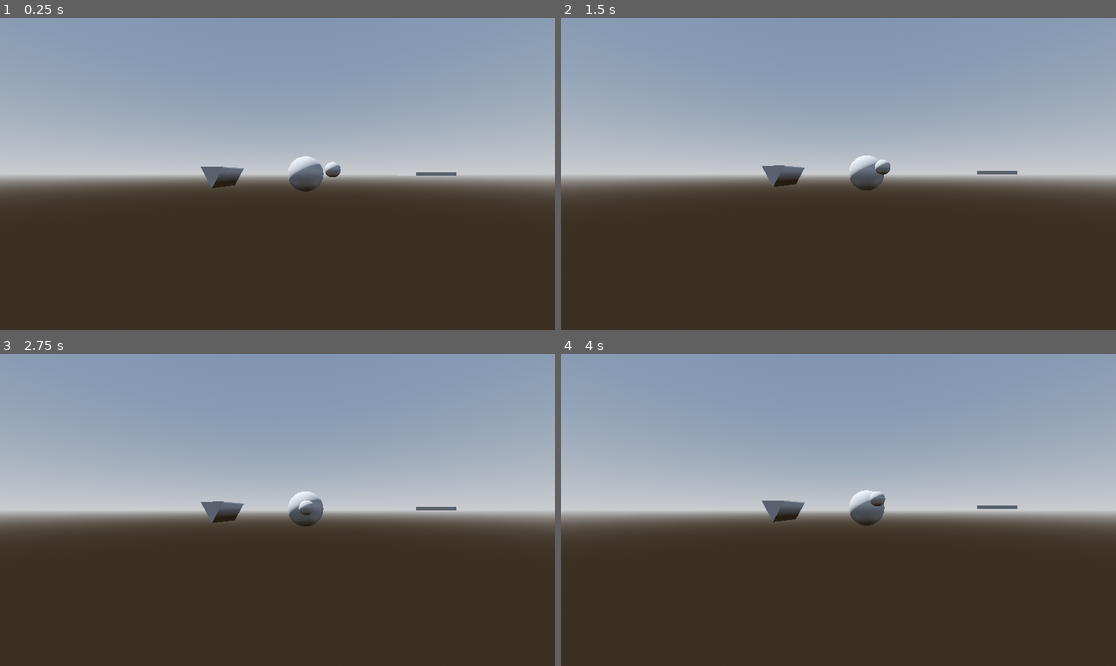
Above: before the commit, frames 1-4 (two rows, left to right).
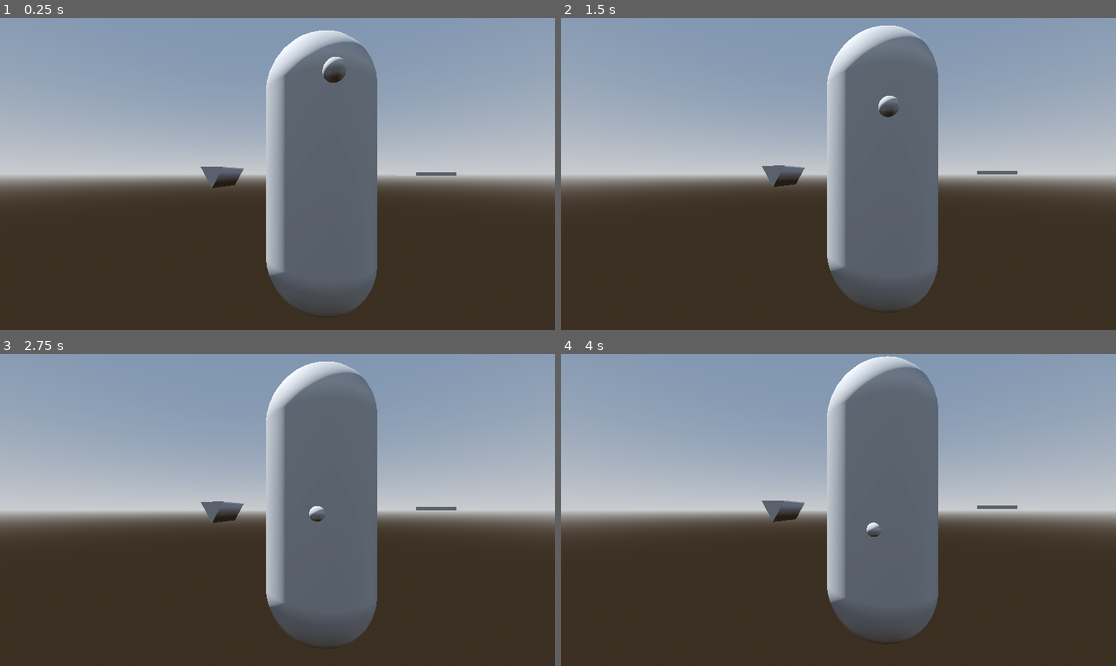
Above: after the commit, the same moments.

Repository: Venorrak/gd-gravity-fields
Game: Godot game, scene res://test3D.tscn
Same seed, same stepped clock (60 frames per second), same inputs: the game is played once before the commit and once after it. This scene is started directly instead of the project's main scene.
Inputs (mouse positions are in pixels of both pictures, inside the frame that each line leads up to):
- Up to frame 1 (0.25 s): no input
- Up to frame 2 (1.5 s): tap Enter at 0.5 s; move the mouse to (960, 158) at 0.52 s; hold Right (ui_right) 0.53-1.25 s; tap Q at 0.6 s; click (960, 158) at 0.67 s; drag from (727, 189) to (810, 236) at 1.27 s
- Up to frame 3 (2.75 s): move the mouse to (333, 441) at 2.02 s; hold Right (ui_right) from 2.03 s (still down); tap Shift at 2.1 s
- Up to frame 4 (4 s): release Right (ui_right) at 2.75 s; drag from (810, 572) to (672, 463) at 2.77 s; move the mouse to (1005, 556) at 3.52 s; hold Left (ui_left) from 3.53 s (still down); tap Q at 3.6 s

The runs differ from the first frame. In frame 1, 16% of the frame differs, in the area x 47-68%, y 4-95%; in frame 2, 16%; in frame 3, 16%, in the area x 47-68%, y 2-94%; in frame 4, 16%.

Commit message:
works for now

Diff:
--- a/GravityArtifacts/GCurve3D.gd
+++ b/GravityArtifacts/GCurve3D.gd
@@ -68,10 +68,9 @@
 		gravity = up.rotated(forward, gravity_angle) * gravityForce
 	else:
 		gravity = (bodyPosition - closestTransform.origin).normalized() * gravityForce
-	print(providerRotation)
-	return rotateByProvider(gravity, providerRotation)
+	return gravity
 
-func rotateByProvider(input: Vector3, gRotation: Vector3) -> Vector3:
+func rotateByProvider(input, gRotation: Vector3):
 	input = input.rotated(Vector3(1, 0, 0), gRotation.x)
 	input = input.rotated(Vector3(0, 1, 0), gRotation.y)
 	input = input.rotated(Vector3(0, 0, 1), gRotation.z)
--- a/GravityArtifacts/GravityBody3D.gd
+++ b/GravityArtifacts/GravityBody3D.gd
@@ -1,4 +1,3 @@
-@tool
 class_name GravityBody3D extends RigidBody3D
 
 @export var customGravityScale : float = 1
--- /dev/null
+++ b/player3d.gd
@@ -0,0 +1,7 @@
+extends GravityBody3D
+
+@export var arrow : ShapeCast3D
+
+func _process(delta: float) -> void:
+	arrow.target_position = get_custom_gravity().normalized() * 2
+	arrow.global_rotation = Vector3.ZERO
--- a/test2D.tscn
+++ b/test2D.tscn
@@ -103,7 +103,6 @@
 zoneGravity = 980.0
 layer = 3
 mask = 3
-metadata/_custom_type_script = "uid://nyi6kbgxofl2"
 
 [node name="StaticBody2D2" type="StaticBody2D" parent="."]
 position = Vector2(358, 523)
@@ -117,7 +116,6 @@
 priority = 1
 shape = SubResource("Resource_tiqs3")
 zoneGravity = 980.0
-metadata/_custom_type_script = "uid://nyi6kbgxofl2"
 
 [node name="StaticBody2D3" type="StaticBody2D" parent="."]
 position = Vector2(708, 423)
@@ -126,13 +124,11 @@
 script = ExtResource("2_qih2i")
 shape = SubResource("Resource_2pks0")
 zoneGravity = -980.1
-metadata/_custom_type_script = "uid://nyi6kbgxofl2"
 
 [node name="GravityField2" type="Node2D" parent="StaticBody2D3"]
 script = ExtResource("2_qih2i")
 shape = SubResource("Resource_yerdr")
 zoneGravity = 980.0
-metadata/_custom_type_script = "uid://nyi6kbgxofl2"
 
 [node name="CornerCollisionShape2D" type="CollisionPolygon2D" parent="StaticBody2D3"]
 polygon = PackedVector2Array(75, 0, 74.8972, 3.9252, 74.5891, 7.83963, 74.0766, 11.7326, 73.3611, 15.5934, 72.4444, 19. …(991 unchanged characters)…
@@ -141,7 +137,6 @@
 width = 1.667
 degree = 90.0
 sampling = 30
-metadata/_custom_type_script = "uid://c0sxk45csjx04"
 
 [node name="StaticBody2D4" type="StaticBody2D" parent="."]
 position = Vector2(808, 348)
@@ -155,7 +150,6 @@
 priority = 2
 shape = SubResource("Resource_kshcw")
 zoneGravity = 980.0
-metadata/_custom_type_script = "uid://nyi6kbgxofl2"
 
 [node name="StaticBody2D5" type="StaticBody2D" parent="."]
 position = Vector2(691, 273)
@@ -168,7 +162,6 @@
 width = 1.55
 degree = 120.0
 sampling = 14
-metadata/_custom_type_script = "uid://c0sxk45csjx04"
 
 [node name="GravityField" type="Node2D" parent="StaticBody2D5"]
 rotation = -2.0944
@@ -176,14 +169,12 @@
 priority = 1
 shape = SubResource("Resource_ijgdv")
 zoneGravity = -980.0
-metadata/_custom_type_script = "uid://nyi6kbgxofl2"
 
 [node name="GravityField2" type="Node2D" parent="StaticBody2D5"]
 rotation = -2.0944
 script = ExtResource("2_qih2i")
 shape = SubResource("Resource_bmjtd")
 zoneGravity = 980.0
-metadata/_custom_type_script = "uid://nyi6kbgxofl2"
 
 [node name="StaticBody2D6" type="StaticBody2D" parent="."]
 position = Vector2(379, 216)
@@ -195,7 +186,6 @@
 script = ExtResource("2_qih2i")
 shape = SubResource("Resource_wevra")
 zoneGravity = 980.0
-metadata/_custom_type_script = "uid://nyi6kbgxofl2"
 
 [node name="GravityField" type="Node2D" parent="."]
 visible = false
@@ -204,4 +194,3 @@
 priority = -1
 shape = SubResource("Resource_oip1d")
 zoneGravity = 980.0
-metadata/_custom_type_script = "uid://nyi6kbgxofl2"
--- a/test3D.tscn
+++ b/test3D.tscn
@@ -1,11 +1,11 @@
 [gd_scene load_steps=32 format=3 uid="uid://do7wo1cg7jrsb"]
 
-[ext_resource type="Script" uid="uid://cmavu2d5cqxkq" path="res://GravityArtifacts/GCurve3D.gd" id="1_jhyt1"]
-[ext_resource type="Script" uid="uid://dmymmuemweybu" path="res://GravityArtifacts/GravityDetector.gd" id="2_ou1c5"]
-[ext_resource type="Script" uid="uid://b0vbmbwlnwy70" path="res://GravityArtifacts/GPath3D.gd" id="2_wuppg"]
-[ext_resource type="Script" uid="uid://76uua8vxupme" path="res://GravityArtifacts/GravityBody3D.gd" id="3_bfqwq"]
-[ext_resource type="Script" uid="uid://74v1n082hlc6" path="res://GravityArtifacts/GravityPoint3D.gd" id="3_xe411"]
-[ext_resource type="Script" uid="uid://cpko5ytng8ccr" path="res://cam.gd" id="6_y26re"]
+[ext_resource type="Script" uid="uid://c3koaywr45phy" path="res://GravityArtifacts/GCurve3D.gd" id="1_jhyt1"]
+[ext_resource type="Script" uid="uid://c8e6edlr3a3k5" path="res://GravityArtifacts/GravityDetector.gd" id="2_ou1c5"]
+[ext_resource type="Script" uid="uid://dyog5drak75wm" path="res://GravityArtifacts/GPath3D.gd" id="2_wuppg"]
+[ext_resource type="Script" uid="uid://dl4i275qoun1w" path="res://GravityArtifacts/GravityPoint3D.gd" id="3_xe411"]
+[ext_resource type="Script" uid="uid://vmtfp3olyfrh" path="res://player3d.gd" id="5_y26re"]
+[ext_resource type="Script" uid="uid://diqcbgwwavtsx" path="res://cam.gd" id="6_y26re"]
 
 [sub_resource type="ProceduralSkyMaterial" id="ProceduralSkyMaterial_bfqwq"]
 sky_horizon_color = Color(0.662243, 0.671743, 0.686743, 1)
@@ -27,7 +27,7 @@
 }
 point_count = 2
 script = ExtResource("1_jhyt1")
-gravityForce = 9.8
+gravityForce = 2.0
 multipleFaces = false
 metadata/_custom_type_script = "uid://cmavu2d5cqxkq"
 
@@ -35,14 +35,13 @@
 radius = 5.0
 height = 25.0
 
-[sub_resource type="CylinderMesh" id="CylinderMesh_wuppg"]
-top_radius = 5.0
-bottom_radius = 5.0
-height = 20.0
+[sub_resource type="CapsuleMesh" id="CapsuleMesh_y26re"]
+radius = 5.0
+height = 25.0
 
 [sub_resource type="CylinderShape3D" id="CylinderShape3D_xe411"]
-height = 20.0
-radius = 7.976
+height = 55.644
+radius = 24.807
 
 [sub_resource type="BoxShape3D" id="BoxShape3D_wuppg"]
 size = Vector3(10, 14.2, 10)
@@ -58,6 +57,15 @@
 
 [sub_resource type="BoxMesh" id="BoxMesh_y26re"]
 size = Vector3(1, 14.2, 10)
+
+[sub_resource type="BoxShape3D" id="BoxShape3D_ryfo5"]
+size = Vector3(10, 0.1, 10)
+
+[sub_resource type="BoxMesh" id="BoxMesh_nlr5m"]
+size = Vector3(10, 0.1, 10)
+
+[sub_resource type="BoxShape3D" id="BoxShape3D_ndvhq"]
+size = Vector3(20, 17.715, 20)
 
 [sub_resource type="ConvexPolygonShape3D" id="ConvexPolygonShape3D_wuppg"]
 points = PackedVector3Array(3.85, 9.5, 2.8, 3.85, 9.5, -2.8, 3.85, -9.5, -2.8, 3.85, -9.5, 2.8, -4.8, 9.5, 0, -4.8, -9.5, 0, -1.45, 9.5, -4.55, -1.45, 9.5, 4.55, -1.45, -9.5, -4.55, -1.45, -9.5, 4.55)
@@ -94,15 +102,6 @@
 
 [sub_resource type="SphereMesh" id="SphereMesh_bfqwq"]
 
-[sub_resource type="BoxShape3D" id="BoxShape3D_ryfo5"]
-size = Vector3(10, 0.1, 10)
-
-[sub_resource type="BoxMesh" id="BoxMesh_nlr5m"]
-size = Vector3(10, 0.1, 10)
-
-[sub_resource type="BoxShape3D" id="BoxShape3D_ndvhq"]
-size = Vector3(20, 17.715, 20)
-
 [node name="Node3D" type="Node3D"]
 
 [node name="DirectionalLight3D" type="DirectionalLight3D" parent="."]
@@ -113,13 +112,12 @@
 environment = SubResource("Environment_xe411")
 
 [node name="Path3D" type="Path3D" parent="."]
+transform = Transform3D(-4.37114e-08, -1, 0, 1, -4.37114e-08, 0, 0, 0, 1, 0, 0, 0)
 curve = SubResource("Curve3D_ou1c5")
 script = ExtResource("2_wuppg")
-metadata/_custom_type_script = "uid://b0vbmbwlnwy70"
 
 [node name="GravityPoint3D" type="Marker3D" parent="."]
 script = ExtResource("3_xe411")
-metadata/_custom_type_script = "uid://74v1n082hlc6"
 
 [node name="pill_cylindre" type="StaticBody3D" parent="."]
 transform = Transform3D(-4.37114e-08, -1, 0, 1, -4.37114e-08, 0, 0, 0, 1, 0, 0, 0)
@@ -127,19 +125,16 @@
 [node name="CollisionShape3D" type="CollisionShape3D" parent="pill_cylindre"]
 transform = Transform3D(-4.37114e-08, -1, 0, 1, -4.37114e-08, 0, 0, 0, 1, 0, 0, 0)
 shape = SubResource("CapsuleShape3D_wuppg")
-disabled = true
 
 [node name="MeshInstance3D" type="MeshInstance3D" parent="pill_cylindre"]
 transform = Transform3D(-4.37114e-08, -1, 0, 1, -4.37114e-08, 0, 0, 0, 1, 0, 0, 0)
-visible = false
-mesh = SubResource("CylinderMesh_wuppg")
+mesh = SubResource("CapsuleMesh_y26re")
 skeleton = NodePath("../..")
 
 [node name="GravityDetector" type="Area3D" parent="pill_cylindre" node_paths=PackedStringArray("gravityProvider")]
 gravity_space_override = 3
 script = ExtResource("2_ou1c5")
 gravityProvider = NodePath("../../Path3D")
-metadata/_custom_type_script = "uid://dmymmuemweybu"
 
 [node name="CollisionShape3D" type="CollisionShape3D" parent="pill_cylindre/GravityDetector"]
 transform = Transform3D(-4.37114e-08, -1, 0, 1, -4.37114e-08, 0, 0, 0, 1, 0, 0, 0)
@@ -161,7 +156,6 @@
 gravity_space_override = 3
 script = ExtResource("2_ou1c5")
 gravityProvider = NodePath("../../Path3D")
-metadata/_custom_type_script = "uid://dmymmuemweybu"
 
 [node name="CollisionShape3D" type="CollisionShape3D" parent="cube/GravityDetector"]
 transform = Transform3D(-4.37114e-08, -1, 0, 1, -4.37114e-08, 0, 0, 0, 1, 0, 0, 0)
@@ -183,11 +177,28 @@
 gravity_space_override = 3
 script = ExtResource("2_ou1c5")
 gravityProvider = NodePath("../../Path3D")
-metadata/_custom_type_script = "uid://dmymmuemweybu"
 
 [node name="CollisionShape3D" type="CollisionShape3D" parent="platform/GravityDetector"]
 transform = Transform3D(-4.37114e-08, -1, 0, 1, -4.37114e-08, 0, 0, 0, 1, 0, 0, 0)
 shape = SubResource("BoxShape3D_6mpf0")
+
+[node name="platform2" type="StaticBody3D" parent="."]
+transform = Transform3D(1, 0, 0, 0, 1, 0, 0, 0, 1, -64.8066, 0, -9.43225)
+
+[node name="CollisionShape3D" type="CollisionShape3D" parent="platform2"]
+shape = SubResource("BoxShape3D_ryfo5")
+
+[node name="MeshInstance3D" type="MeshInstance3D" parent="platform2"]
+mesh = SubResource("BoxMesh_nlr5m")
+
+[node name="GravityDetector" type="Area3D" parent="platform2" node_paths=PackedStringArray("gravityProvider")]
+gravity_space_override = 3
+script = ExtResource("2_ou1c5")
+gravityProvider = NodePath(".")
+gravityForce = 9.8
+
+[node name="CollisionShape3D" type="CollisionShape3D" parent="platform2/GravityDetector"]
+shape = SubResource("BoxShape3D_ndvhq")
 
 [node name="pentagon" type="StaticBody3D" parent="."]
 transform = Transform3D(1, 0, 0, 0, 1, 0, 0, 0, 1, 9.96781, 0, 60.5696)
@@ -205,7 +216,6 @@
 gravity_space_override = 3
 script = ExtResource("2_ou1c5")
 gravityProvider = NodePath("../../Path3D")
-metadata/_custom_type_script = "uid://dmymmuemweybu"
 
 [node name="CollisionShape3D" type="CollisionShape3D" parent="pentagon/GravityDetector"]
 transform = Transform3D(-4.37114e-08, -1, 0, 1, -4.37114e-08, 0, 0, 0, 1, 0, 0, 0)
@@ -227,7 +237,6 @@
 gravity_space_override = 3
 script = ExtResource("2_ou1c5")
 gravityProvider = NodePath("../../Path3D")
-metadata/_custom_type_script = "uid://dmymmuemweybu"
 
 [node name="CollisionShape3D" type="CollisionShape3D" parent="triangle/GravityDetector"]
 transform = Transform3D(-4.37114e-08, -1, 0, 1, -4.37114e-08, 0, 0, 0, 1, 0, 0, 0)
@@ -245,16 +254,16 @@
 [node name="GravityDetector" type="Area3D" parent="sphere" node_paths=PackedStringArray("gravityProvider")]
 script = ExtResource("2_ou1c5")
 gravityProvider = NodePath("../../GravityPoint3D")
-metadata/_custom_type_script = "uid://dmymmuemweybu"
 
 [node name="CollisionShape3D" type="CollisionShape3D" parent="sphere/GravityDetector"]
 shape = SubResource("SphereShape3D_ryfo5")
 
-[node name="GravityBody3D" type="RigidBody3D" parent="."]
-transform = Transform3D(1, 0, 0, 0, 1, 0, 0, 0, 1, -5.95704, 0.334624, 1.09974)
+[node name="GravityBody3D" type="RigidBody3D" parent="." node_paths=PackedStringArray("arrow")]
+transform = Transform3D(1, 0, 0, 0, 1, 0, 0, 0, 1, -10.6356, 4.48481, 0.67004)
 gravity_scale = 0.0
-script = ExtResource("3_bfqwq")
-metadata/_custom_type_script = "uid://76uua8vxupme"
+script = ExtResource("5_y26re")
+arrow = NodePath("ShapeCast3D")
+metadata/_custom_type_script = "uid://bwpsq87vpo1wk"
 
 [node name="CollisionShape3D" type="CollisionShape3D" parent="GravityBody3D"]
 shape = SubResource("SphereShape3D_wuppg")
@@ -262,26 +271,8 @@
 [node name="MeshInstance3D" type="MeshInstance3D" parent="GravityBody3D"]
 mesh = SubResource("SphereMesh_bfqwq")
 
-[node name="platform2" type="StaticBody3D" parent="."]
-transform = Transform3D(1, 0, 0, 0, 1, 0, 0, 0, 1, -64.8066, 0, -9.43225)
-
-[node name="CollisionShape3D" type="CollisionShape3D" parent="platform2"]
-shape = SubResource("BoxShape3D_ryfo5")
-
-[node name="MeshInstance3D" type="MeshInstance3D" parent="platform2"]
-mesh = SubResource("BoxMesh_nlr5m")
-
-[node name="GravityDetector" type="Area3D" parent="platform2" node_paths=PackedStringArray("gravityProvider")]
-gravity_space_override = 3
-script = ExtResource("2_ou1c5")
-gravityProvider = NodePath(".")
-gravityForce = 9.8
-metadata/_custom_type_script = "uid://dmymmuemweybu"
-
-[node name="CollisionShape3D" type="CollisionShape3D" parent="platform2/GravityDetector"]
-shape = SubResource("BoxShape3D_ndvhq")
+[node name="ShapeCast3D" type="ShapeCast3D" parent="GravityBody3D"]
 
 [node name="FreeLookCamera" type="Camera3D" parent="."]
 transform = Transform3D(0.198239, 0, -0.980154, 0, 1, 0, 0.980154, 0, 0.198239, -19.6297, 0, 0)
 script = ExtResource("6_y26re")
-metadata/_custom_type_script = "uid://cpko5ytng8ccr"
Not shown: 1 places in test2D.tscn that only renumber resources
